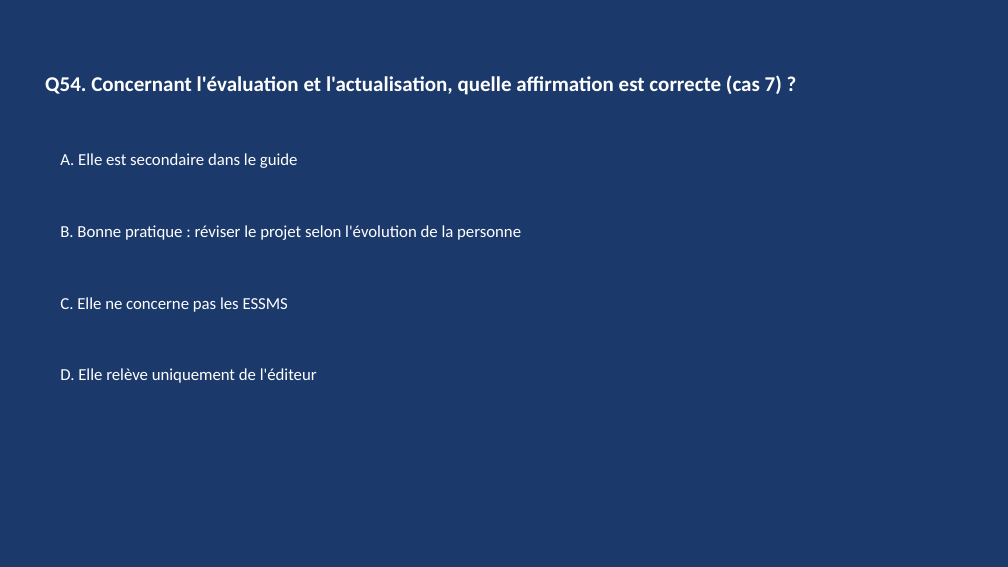
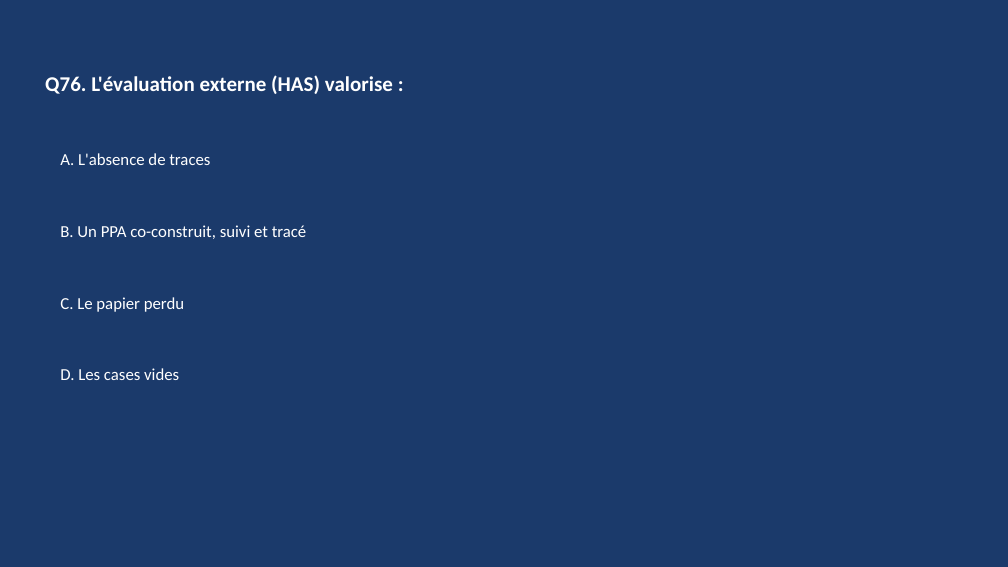
Before and after one commit to RicoBSJ/claude-travail-livrables, a slide deck: slide 151 of Livrables/Quiz/quiz_rbpp_ppa-dui_2026-06-27.pptx (slide 107 before the commit). Drawn at 1008x567 pixels with LibreOffice and Linux fonts; fonts in the diff are those of the drawing. Boxes give left, top, right and bottom in pixels: in the first picture for what was removed or moved away, otherwise in the second. Text is boxed around its words. In the diff, an @@ line names an element or a change of style, - is before the commit and + after.

```diff
--- a/Livrables/Quiz/quiz_rbpp_ppa-dui_2026-06-27.pptx
+++ b/Livrables/Quiz/quiz_rbpp_ppa-dui_2026-06-27.pptx
@@ text at (45, 75, 393, 94): text changed @@
-Q54. Concernant l'évaluation et l'actualisation, quelle affirmation est correcte (cas 7) ?
+Q76. L'évaluation externe (HAS) valorise :
@@ text at (60, 153, 210, 165): text changed @@
-A. Elle est secondaire dans le guide
+A. L'absence de traces
@@ text removed at (60, 225, 521, 240) @@
-B. Bonne pratique : réviser le projet selon l'évolution de la personne
@@ text added at (60, 225, 307, 239), 16 pt, text #FFFFFF @@
+B. Un PPA co-construit, suivi et tracé
@@ text at (60, 297, 184, 312): text changed @@
-C. Elle ne concerne pas les ESSMS
+C. Le papier perdu
@@ text at (60, 368, 179, 380): text changed @@
-D. Elle relève uniquement de l'éditeur
+D. Les cases vides
```
Also in this commit, not shown: 142 other slides changed, 32 slides added, 54 slides removed, 1 other file.
